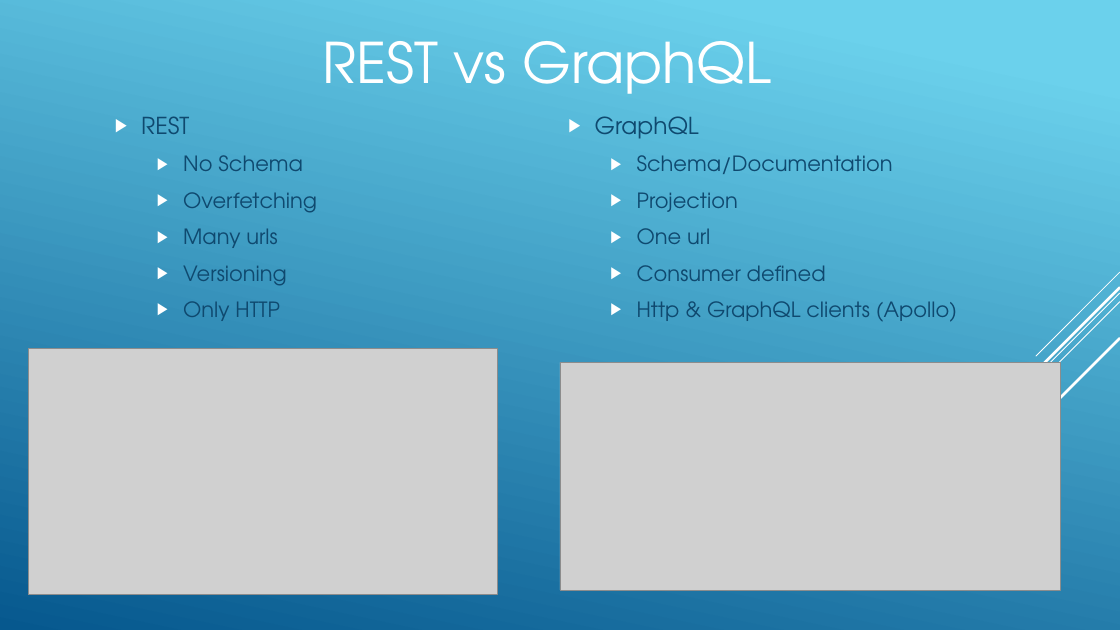
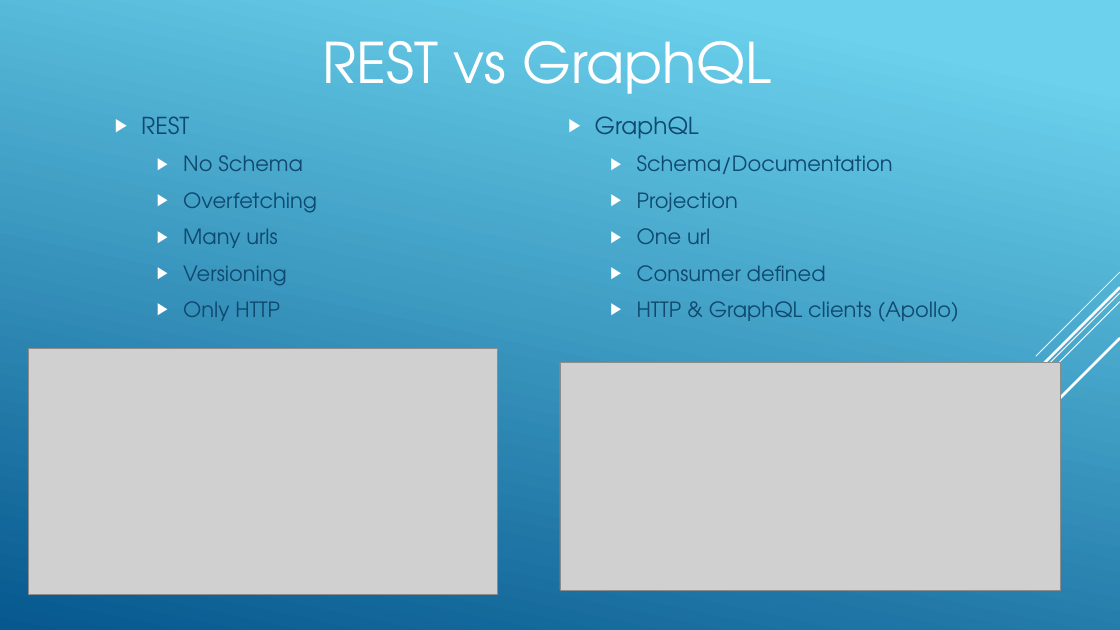
Before and after one commit to Maarij/graphql-dgs-springboot, a slide deck: slide 3 of DGS-GraphQL.pptx. Drawn at 1120x630 pixels with LibreOffice and Linux fonts; fonts in the diff are those of the drawing; grey boxes stand for pictures. Boxes give left, top, right and bottom in pixels: in the first picture for what was removed or moved away, otherwise in the second. Text is boxed around its words. In the diff, an @@ line names an element or a change of style, - is before the commit and + after.

Commit message:
pptx

```diff
--- a/DGS-GraphQL.pptx
+++ b/DGS-GraphQL.pptx
@@ text at [637, 301, 959, 321]: text changed @@
-  ▶ Http & GraphQL clients (Apollo)
+  ▶ HTTP & GraphQL clients (Apollo)
```
Also in this commit, not shown: 1 other slide changed.
